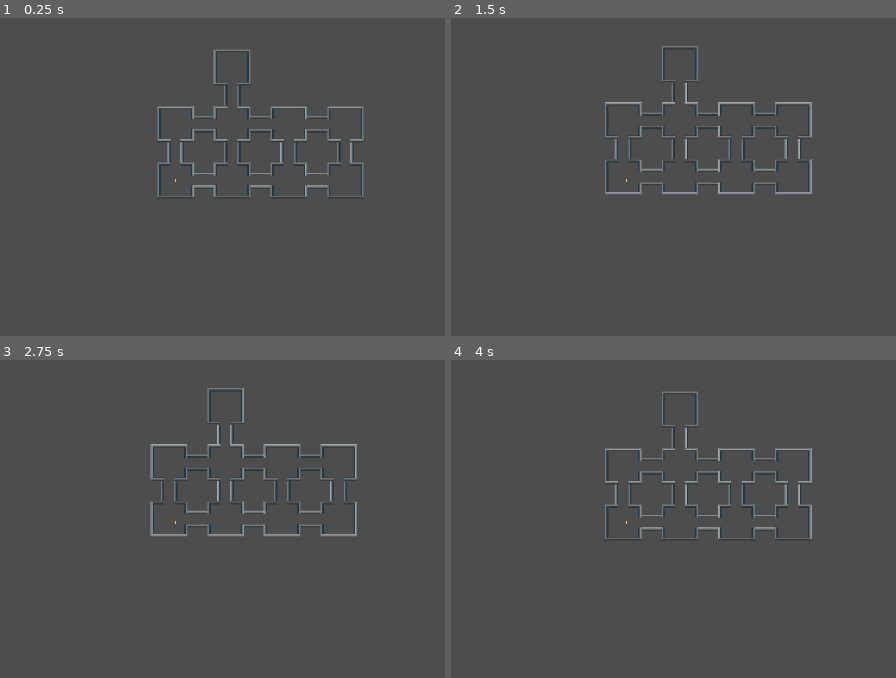
Above: before the commit, frames 1-4 (two rows, left to right).
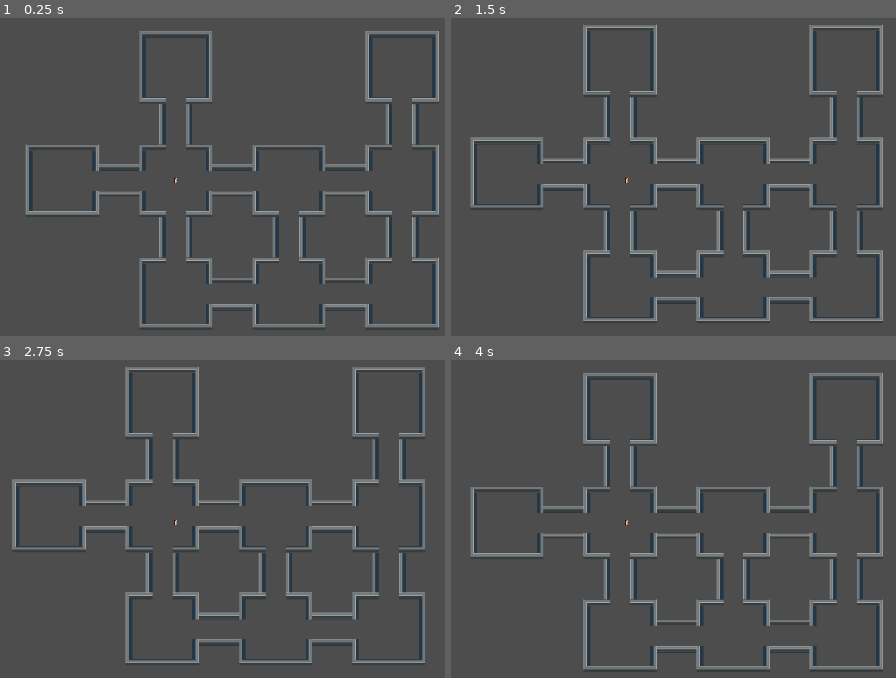
Above: after the commit, the same moments.

Repository: josanescod/tfg-roguelike
Game: Godot game, scene res://Scenes/world.tscn
Same seed, same stepped clock (60 frames per second), same inputs: the game is played once before the commit and once after it.
Inputs:
- Up to frame 1 (0.25 s): no input
- Up to frame 2 (1.5 s): tap Enter at 0.5 s; hold D (move_right) 0.53-1.28 s; tap Space at 1.25 s; hold S (move_down) from 1.28 s (still down)
- Up to frame 3 (2.75 s): tap Enter at 2 s; release S (move_down) at 2.03 s; hold D (move_right) from 2.03 s (still down)
- Up to frame 4 (4 s): tap Space at 2.75 s; release D (move_right) at 2.78 s; hold W (move_up) 2.78-3.53 s; tap Enter at 3.5 s; hold A (move_left) from 3.53 s (still down)

The runs differ from the first frame. In frame 1, 11% of the frame differs, in the area x 5-99%, y 4-98%; in frame 2, 12%; in frame 3, 12%, in the area x 2-96%, y 2-96%; in frame 4, 11%.

Commit message:
Player position fixed

Diff:
--- a/Scenes/world.tscn
+++ b/Scenes/world.tscn
@@ -25,7 +25,7 @@
 shape = SubResource("RectangleShape2D_b0ylf")
 
 [node name="Camera2D" type="Camera2D" parent="Player"]
-zoom = Vector2(0.1, 0.1)
+zoom = Vector2(0.2, 0.2)
 
 [node name="RoomBuilder" type="Node" parent="."]
 script = ExtResource("4_sw0u1")
--- a/Scripts/room_builder.gd
+++ b/Scripts/room_builder.gd
@@ -51,6 +51,8 @@
 func generate_random_walk() -> void:
 	var current_x = int(ship_width / 2.0)
 	var current_y = int(ship_heigth / 2.0)
+	current_x = init_x
+	current_y = init_y
 	var rooms_created = 0
 	var first_room_created = false
 
